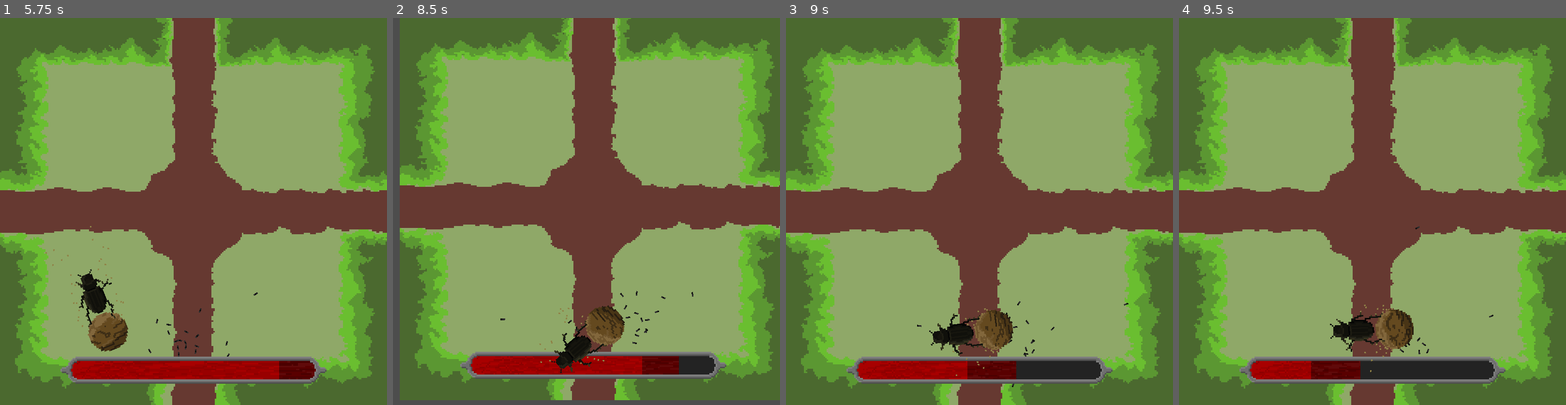
Above: before the commit, frames 1-4 (left to right).
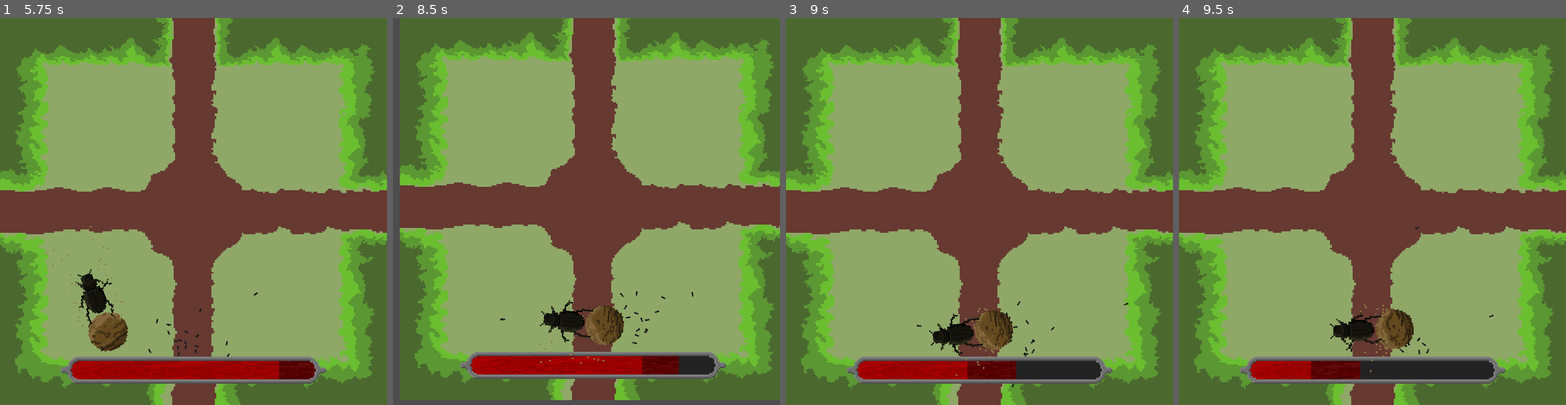
Above: after the commit, the same moments.

Repository: filvan1/LD56
Game: Godot game, scene res://scenes/main.tscn
Two runs of this game, one before a commit and one after it. Both use one fixed random seed, a clock stepped at 60 frames per second and the inputs below.
Inputs:
- Up to frame 1 (5.75 s): hold D (move_right) 0.53-1.28 s; tap one key every 0.75 s from 0.6 s: Down (aim_down) Left (aim_left) Right (aim_right) Up (aim_up) Down (aim_down) Left (aim_left) Right (aim_right); hold S (move_down) 1.28-2.03 s; hold D (move_right) 2.03-2.78 s; hold W (move_up) 2.78-3.53 s; hold A (move_left) 3.53-5.03 s; hold S (move_down) from 5.03 s (still down)
- Up to frame 2 (8.5 s): release S (move_down) at 5.78 s; hold D (move_right) 5.78-6.53 s; tap one key every 0.75 s from 5.85 s: Up (aim_up) Down (aim_down) Left (aim_left) Right (aim_right); hold W (move_up) 6.53-7.28 s; hold D (move_right) 7.28-8.03 s; hold S (move_down) from 8.03 s (still down)
- Up to frame 3 (9 s): release S (move_down) at 8.78 s; hold A (move_left) from 8.78 s (still down); tap Up (aim_up) at 8.85 s
- Up to frame 4 (9.5 s): keep holding A (move_left)

Frame 1 is identical in both runs. In frame 2, 1.4% of the frame differs, in the area x 38-60%, y 72-92%; in frame 3, less than 0.1%; in frame 4, nothing differs.
Error after the commit: Invalid assignment of property or key 'pitch_scale' with value of type 'float' on a base object of type 'null instance'. (res://scripts/dungie.gd:40)

Commit message:
added speedy sound for dungie

Diff:
--- a/scripts/dungie.gd
+++ b/scripts/dungie.gd
@@ -10,8 +10,11 @@
 
 func _ready() -> void:
 	velocity = Vector2(-patrol_speed, 0)
+	CurrentState = EnemyState.IDLE
+	NextState = EnemyState.IDLE
 
 func _physics_process(delta: float) -> void:
+	change_state()
 	if (player.get_control_position() - global_position).length() < 128:
 		velocity += (player.get_control_position() - global_position) * delta * 0.15
 		velocity += velocity.normalized() * 10 * delta
@@ -20,19 +23,34 @@
 		velocity += (get_room_center() - global_position) * delta * 0.15
 		velocity = velocity.limit_length(patrol_speed)
 
+
 	if move_and_slide():
 		velocity = Vector2.ZERO
 		position += (get_room_center() - global_position).normalized() * 10
 		on_crash.emit()
+		NextState = EnemyState.IDLE
+	else:
+		var v = get_real_velocity()
+		if v.length() > 1.0:
 
-	var v = get_real_velocity()
-	if v.length() > 1.0:
-		rotation = atan2(v.y, v.x)
-		sprite.play("roll")
-		sprite.speed_scale = velocity.length() / 50.0 * 2
-	else:
-		sprite.speed_scale = 1.0
-		sprite.play("idle")
+			rotation = atan2(v.y, v.x)
+			sprite.play("roll")
+			sprite.speed_scale = velocity.length() / 50.0 * 2
+			NextState = EnemyState.ATTACKING
+			$AudioPlayer.pitch_scale = velocity.length() / 100.0 * 2
+		else:
+			sprite.speed_scale = 1.0
+			sprite.play("idle")
+
+func change_state():
+	if CurrentState != NextState:
+		CurrentState = NextState
+		match(CurrentState):
+			EnemyState.ATTACKING:
+				$AudioPlayer.play()
+			EnemyState.IDLE:
+				$AudioPlayer.stop()
+				$AudioPlayer.pitch_scale = 0.01
 
 func _process(delta: float) -> void:
 	#super._process(delta)
Not shown, added: sounds/myrljud.wav.import
Not shown, added: sounds/myrljud.wav
